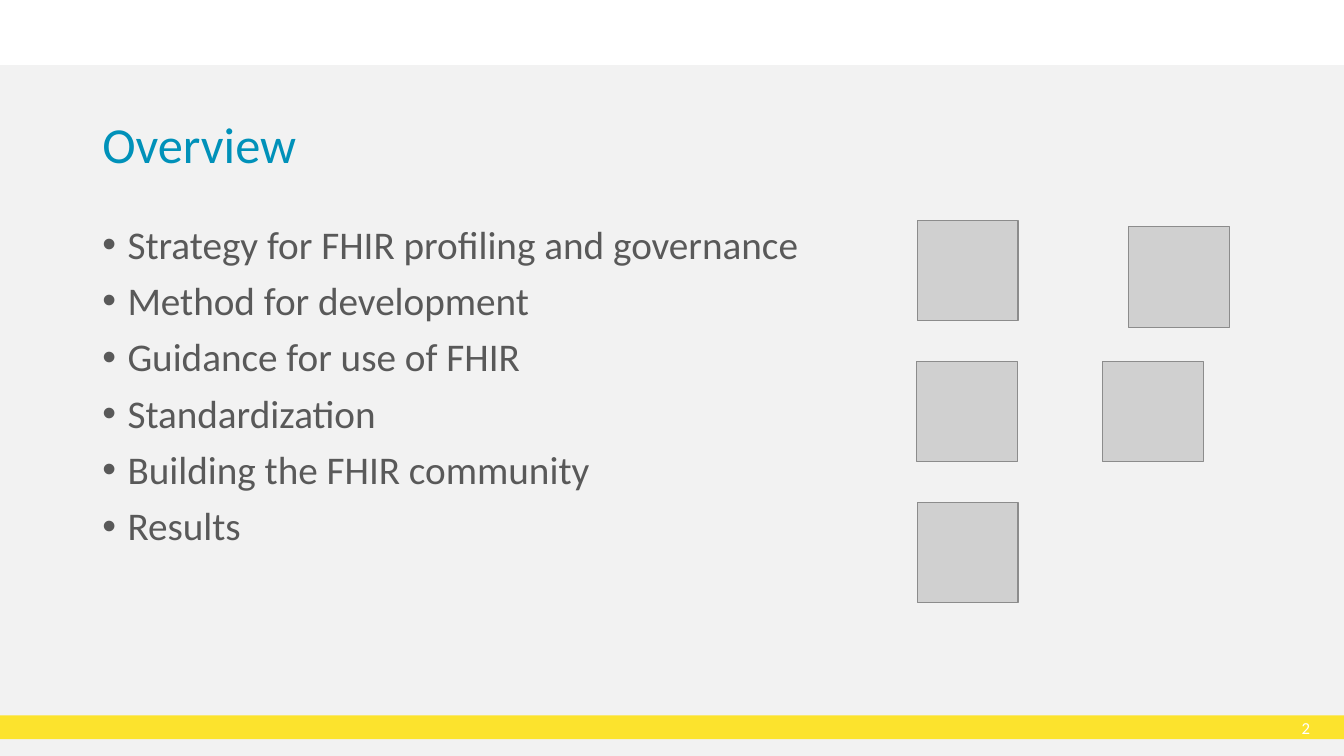
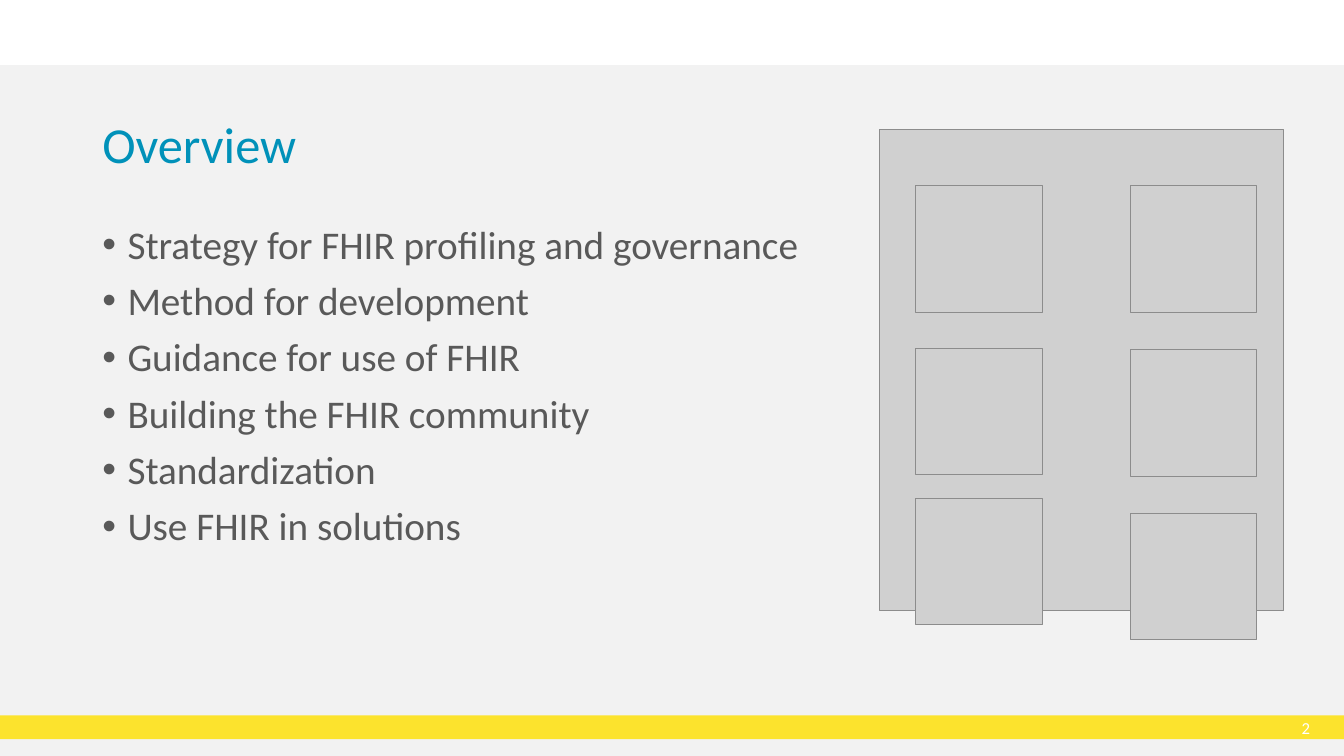
Before and after one commit to HL7Norway/best-practice, a slide deck: slide 3 of docs/presentasjoner/DD23_CT_230508_Thomas_Tveit_Rosenlund_FHIR-in-Norway.pptx. Drawn at 1344x756 pixels with LibreOffice and Linux fonts; fonts in the diff are those of the drawing; grey boxes stand for pictures; background and template pictures are left out. Boxes give left, top, right and bottom in pixels: in the first picture for what was removed or moved away, otherwise in the second. Text is boxed around its words. In the diff, an @@ line names an element or a change of style, - is before the commit and + after.

```diff
--- a/docs/presentasjoner/DD23_CT_230508_Thomas_Tveit_Rosenlund_FHIR-in-Norway.pptx
+++ b/docs/presentasjoner/DD23_CT_230508_Thomas_Tveit_Rosenlund_FHIR-in-Norway.pptx
@@ picture added at <box>880,129,1285,610</box> @@
@@ picture: place and size @@
-picture at <box>918,220,1018,321</box>
+picture at <box>917,186,1044,313</box>
@@ picture: place and size @@
-picture at <box>1129,227,1230,328</box>
+picture at <box>1130,186,1257,313</box>
@@ picture added at <box>917,349,1044,476</box> @@
@@ picture: place and size @@
-picture at <box>917,361,1017,462</box>
+picture at <box>1130,350,1257,477</box>
@@ picture removed at <box>1103,361,1204,462</box> @@
@@ text at <box>128,401,589,435</box>: paragraph added @@
+• Building the FHIR community
@@ picture: place and size @@
-picture at <box>918,502,1018,603</box>
+picture at <box>917,498,1044,625</box>
@@ text at <box>128,513,461,540</box>: text changed @@
-• Building the FHIR community
-• Results
+• Use FHIR in solutions
@@ picture added at <box>1130,513,1256,639</box> @@
```
Also in this commit, not shown: 3 other slides changed, 4 slides added, 2 slides removed.
